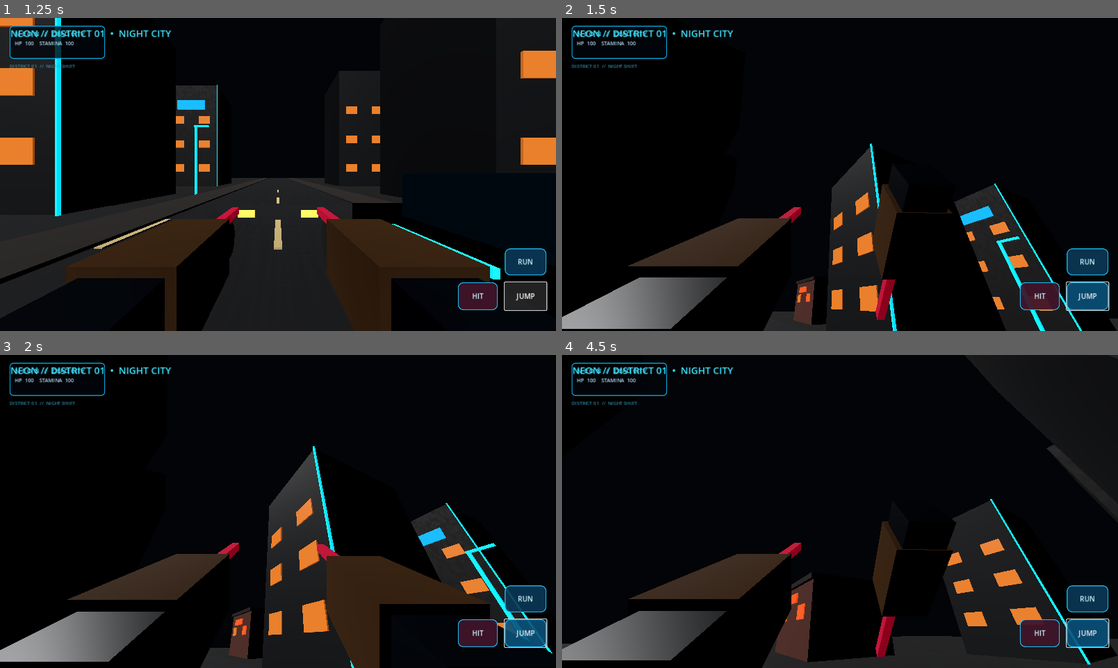
Above: before the commit, frames 1-4 (two rows, left to right).
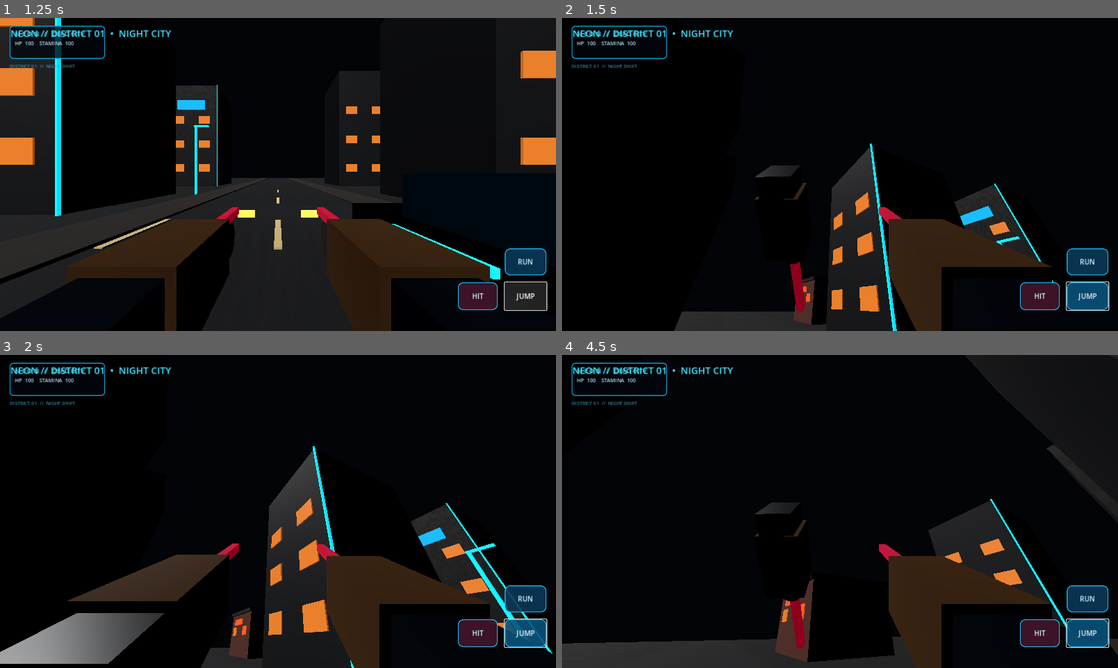
Above: after the commit, the same moments.

Repository: sylph564/neon-dead-city
Game: Godot game, scene res://scenes/district01.tscn
The game is run twice, just before and just after one commit, with the same random seed, the same clock (stepped at 60 frames per second) and the same inputs.
Inputs (mouse positions are in pixels of both pictures, inside the frame that each line leads up to):
- Up to frame 1 (1.25 s): click "JUMP" at 0.5 s
- Up to frame 2 (1.5 s): tap Enter at 1.25 s; move the mouse to (867, 174) at 1.27 s; hold W from 1.28 s (still down); tap F at 1.35 s
- Up to frame 3 (2 s): keep holding W; tap Space at 1.52 s
- Up to frame 4 (4.5 s): keep holding W; move the mouse to (812, 511) at 2.02 s; tap Shift at 2.1, 3.6 s; tap Space at 2.27, 3.77 s; move the mouse to (851, 505) at 2.77 s; tap F at 2.85, 4.35 s; move the mouse to (834, 517) at 3.52 s; move the mouse to (878, 514) at 4.27 s

Frame 1 is identical in both runs. In frame 2, 14% of the frame differs, in the area x 0-100%, y 47-100%; in frame 3, 0.5%; in frame 4, 15%.
Error in both runs: Invalid access to property or key '<null>' on a base object of type 'Dictionary'. (res://scripts/cyberware.gd:260)

Commit message:
Replace quick swing with alternating wind-up and forward punch animation

Diff:
--- a/scripts/player.gd
+++ b/scripts/player.gd
@@ -36,6 +36,8 @@
 var jump_bob := 0.0
 var punch_time := 0.0
 var punch_cooldown := 0.0
+var attack_alternate := false
+var active_attack_arm: Node3D
 var right_arm_pivot: Node3D
 var left_arm_pivot: Node3D
 var status_label: Label
@@ -290,16 +292,20 @@
     if attack_requested and punch_cooldown <= 0.0:
         _start_punch()
     attack_requested = false
-    if punch_time > 0.0:
+    if punch_time > 0.0 and active_attack_arm != null:
         punch_time = maxf(0.0, punch_time - delta)
-        var t := 1.0 - punch_time / 0.24
-        var swing := sin(t * PI)
-        right_arm_pivot.rotation = Vector3(-swing * 1.15, swing * 0.12, -swing * 0.08)
-        right_arm_pivot.position = Vector3(0.34, -0.31, -0.62 - swing * 0.36)
+        var t := 1.0 - punch_time / 0.34
+        var windup := 1.0 - smoothstep(0.0, 0.22, t)
+        var thrust := smoothstep(0.12, 0.42, t) * (1.0 - smoothstep(0.52, 1.0, t))
+        var base_x := -0.34 if active_attack_arm == left_arm_pivot else 0.34
+        active_attack_arm.rotation = Vector3(-0.22 + windup * 0.35 - thrust * 1.05, -0.08 if base_x < 0.0 else 0.08, 0.04)
+        active_attack_arm.position = Vector3(base_x, -0.31 - windup * 0.07, -0.62 - thrust * 0.58)
     else:
-        right_arm_pivot.rotation = right_arm_pivot.rotation.lerp(Vector3.ZERO, delta * 18.0)
-        right_arm_pivot.position = right_arm_pivot.position.lerp(Vector3(0.34, -0.31, -0.62), delta * 18.0)
-    left_arm_pivot.position.y = -0.31 + sin(bob_time) * 0.012
+        right_arm_pivot.rotation = right_arm_pivot.rotation.lerp(Vector3.ZERO, delta * 16.0)
+        right_arm_pivot.position = right_arm_pivot.position.lerp(Vector3(0.34, -0.31, -0.62), delta * 16.0)
+        left_arm_pivot.rotation = left_arm_pivot.rotation.lerp(Vector3.ZERO, delta * 16.0)
+        left_arm_pivot.position = left_arm_pivot.position.lerp(Vector3(-0.34, -0.31 + sin(bob_time) * 0.012, -0.62), delta * 16.0)
+        active_attack_arm = null
 
     if running and horizontal_speed > 0.25:
         stamina_value = maxf(0.0, stamina_value - delta * 22.0)
@@ -311,8 +317,10 @@
         status_label.text = "HP  %03d    STAMINA  %03d" % [int(health_value), int(stamina_value)]
 
 func _start_punch() -> void:
-    punch_time = 0.24
-    punch_cooldown = 0.42
+    attack_alternate = not attack_alternate
+    active_attack_arm = left_arm_pivot if attack_alternate else right_arm_pivot
+    punch_time = 0.34
+    punch_cooldown = 0.48
     _try_hit_target()
 
 func set_cyber_implant(name: String, enabled: bool) -> void:
